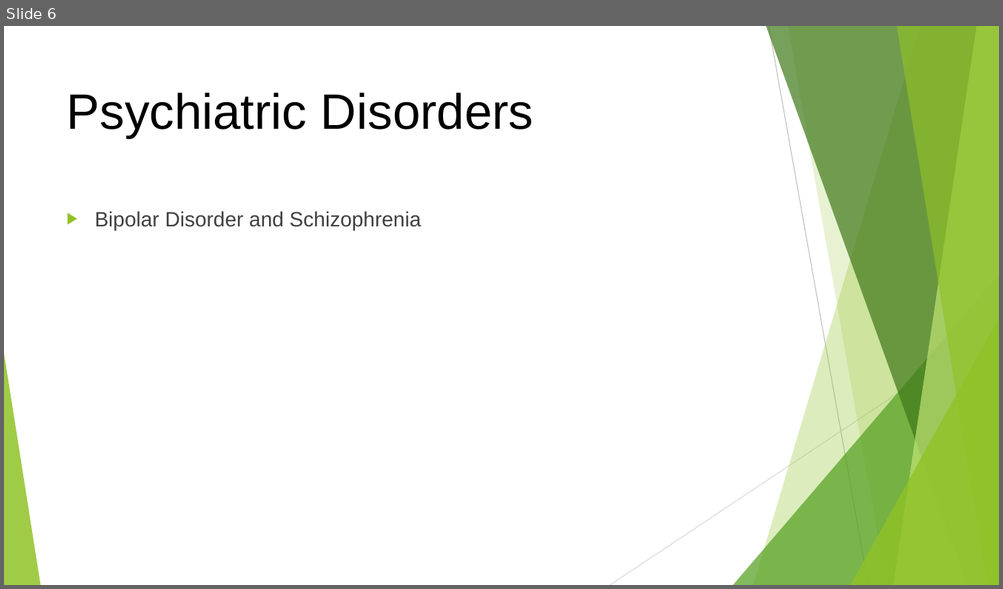
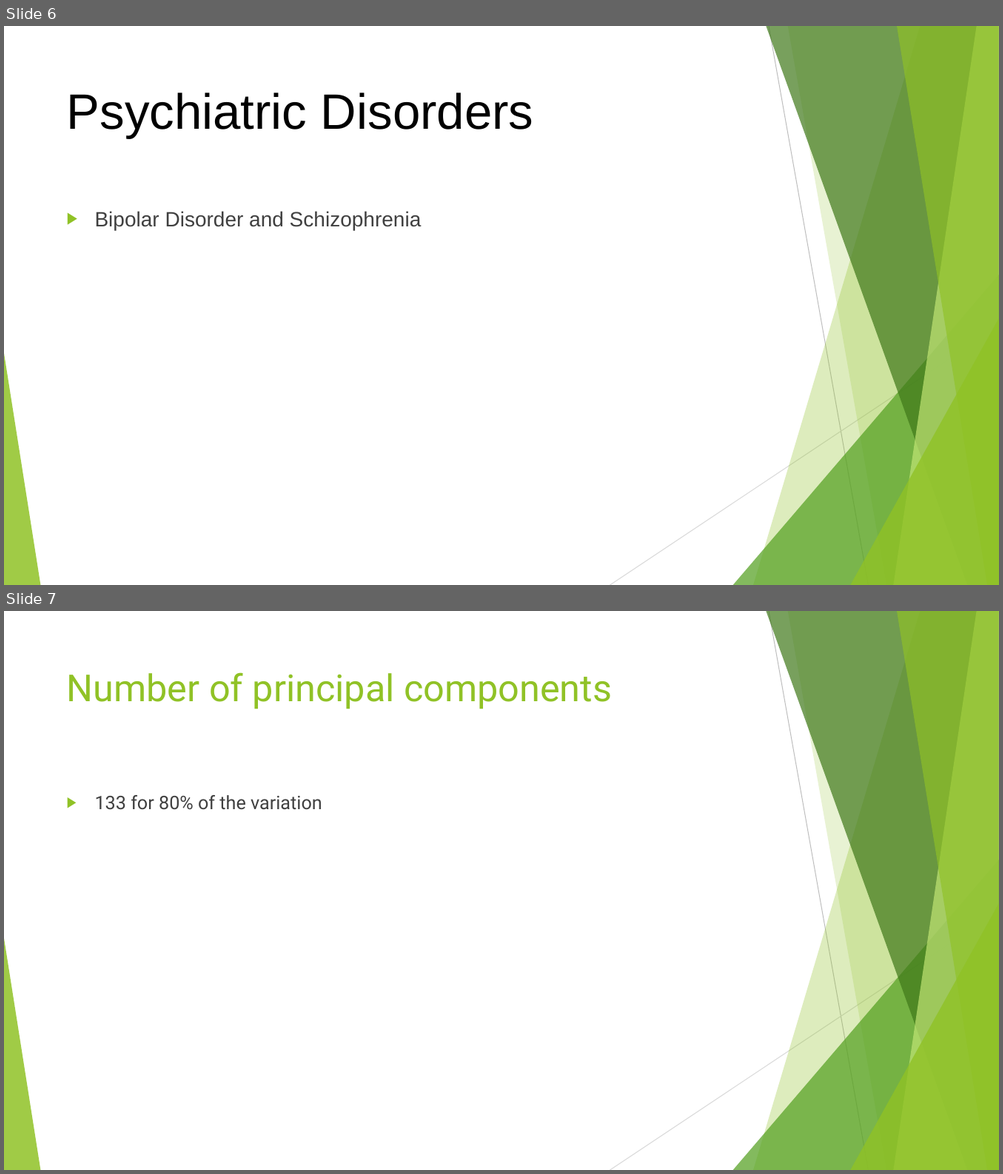
Before and after one commit to danyi1998/FYP, a slide deck: others/FYP Topic Presentation.pptx. Shown one above the other, each under a label of ours: slide 6 before the commit, slides 6 and 7 after it. The pictures are 1003x589 and 1003x1174 pixels, drawn with LibreOffice and Linux fonts; fonts in the diff are those of the drawing. Boxes give left, top, right and bottom in pixels: in the first picture for what was removed or moved away, otherwise in the second. Text is boxed around its words. In the diff, an @@ line names an element or a change of style, - is before the commit and + after.

```diff
--- a/others/FYP Topic Presentation.pptx
+++ b/others/FYP Topic Presentation.pptx
@@ slide 7 added at (4, 611, 999, 1170), background #FFFFFF; not listed: 10 template elements that a slide beside it also shows @@
@@ title added at (67, 672, 612, 709), 36 pt, text #90C226 @@
+Number of principal components
@@ text added at (95, 795, 322, 810), 18 pt, text #404040 @@
+▶ 133 for 80% of the variation
```
Also in this commit, not shown: 18 other slides added.
